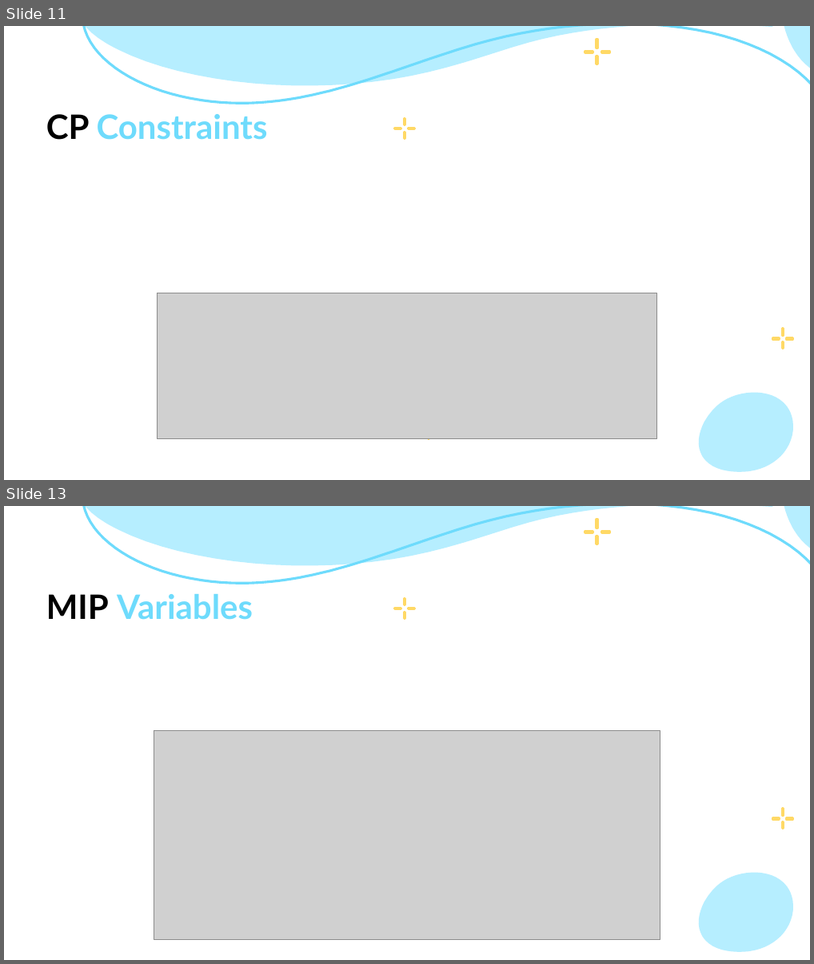
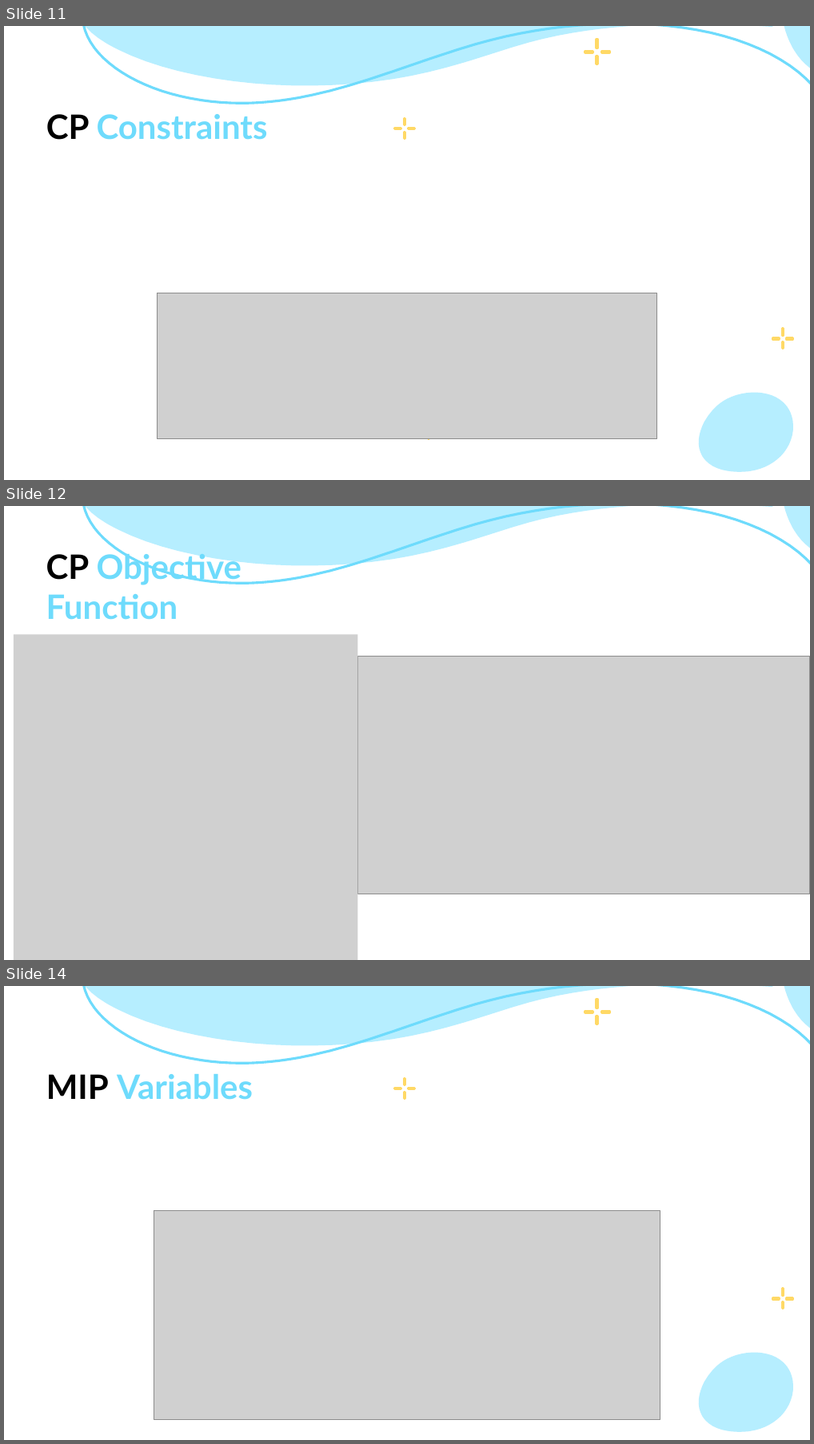
Before and after one commit to phongtran263/mini_project_opt, a slide deck: FOO.pptx. Shown one above the other, each under a label of ours: slides 11 and 13 before the commit, slides 11, 12 and 14 after it; the slides between them are not shown. The pictures are 814x964 and 814x1444 pixels, drawn with LibreOffice and Linux fonts; fonts in the diff are those of the drawing; grey boxes stand for pictures. Boxes give left, top, right and bottom in pixels: in the first picture for what was removed or moved away, otherwise in the second. Text is boxed around its words. In the diff, an @@ line names an element or a change of style, - is before the commit and + after.

Commit message:
add

```diff
--- a/FOO.pptx
+++ b/FOO.pptx
@@ slide 12 added at (4,506,810,960), background #FFFFFF; not listed: 3 template elements that a slide beside it also shows @@
@@ text added at (46,550,242,620), 30 pt, text #6EDBFC, bold @@
+CP Objective Function
@@ picture added at (14,634,358,960) @@
@@ picture added at (358,656,810,893) @@
@@ what was slide 13 is now slide 14 @@
```
